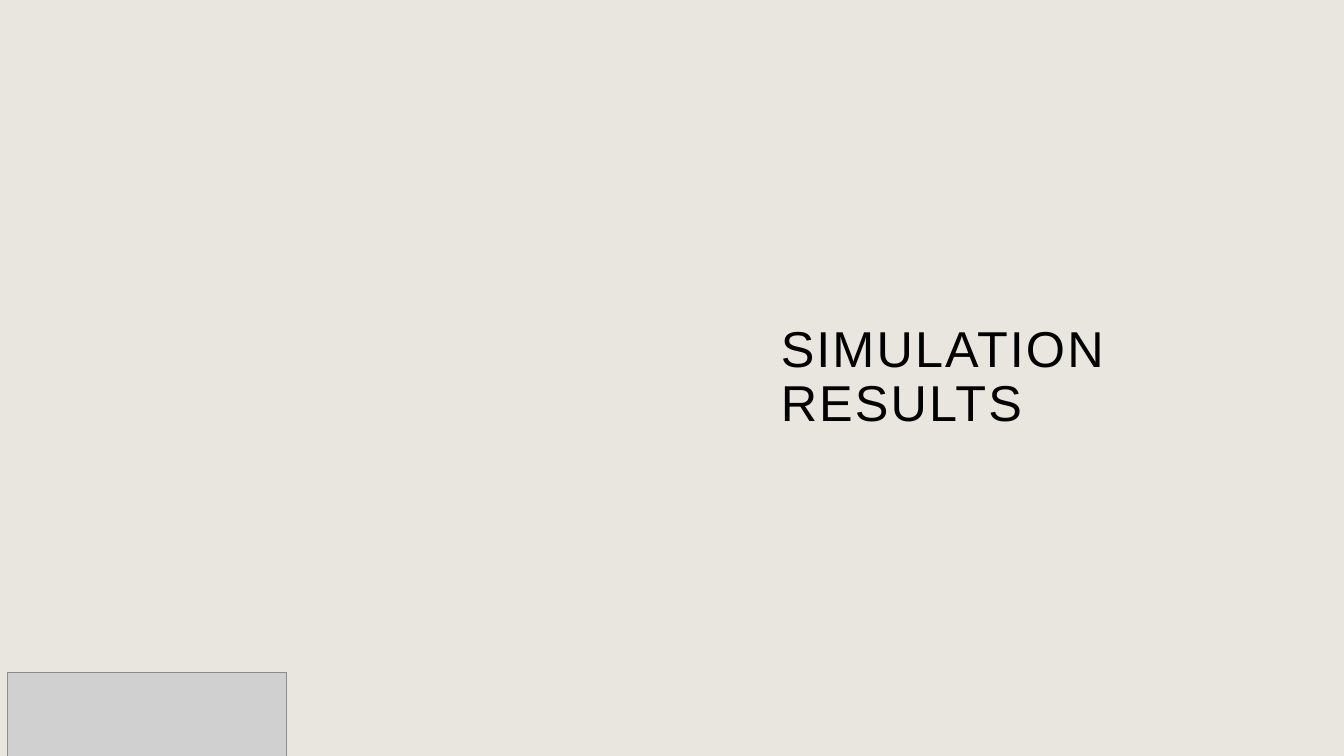
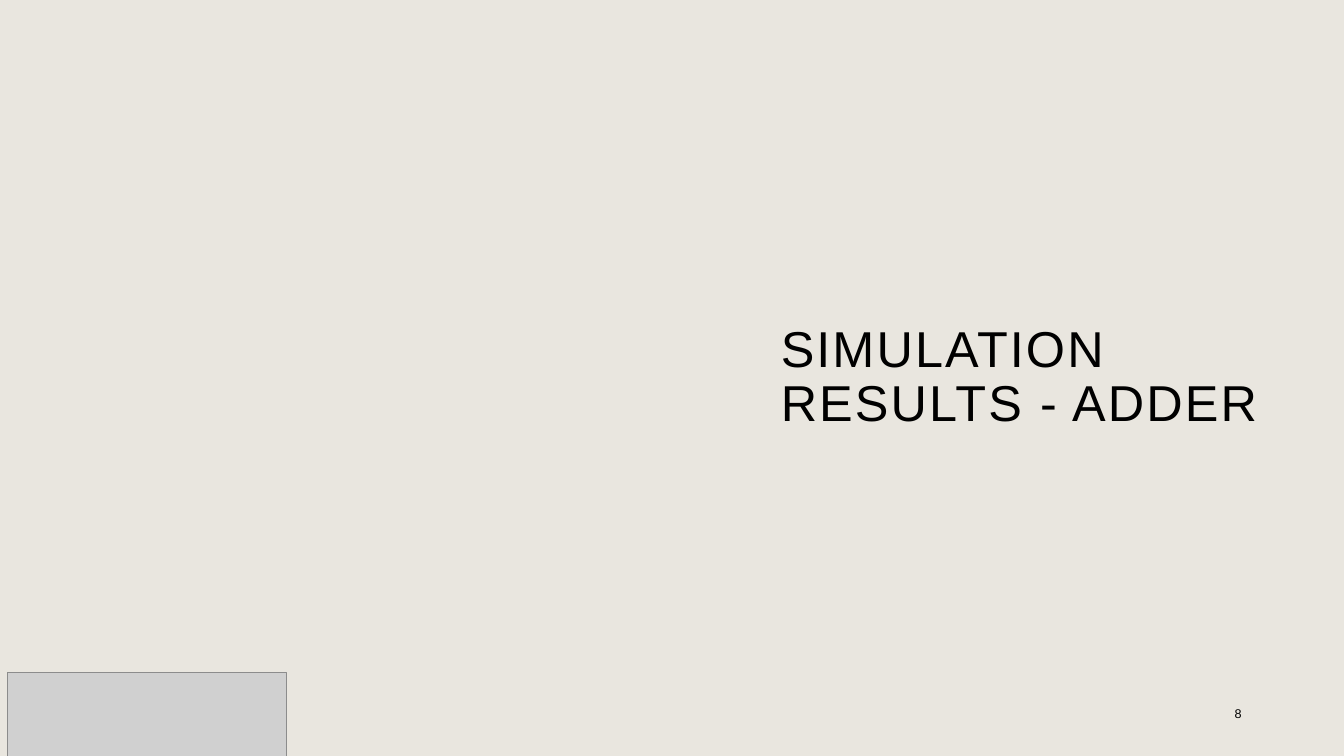
Before and after one commit to AmaanMujawar/EEE381_IIP-Hardware-Accelerator-for-RISCV-Processor, a slide deck: slide 8 of Documents/Public Engagement/PublicEngagementActivity.pptx (slide 9 before the commit). Drawn at 1344x756 pixels with LibreOffice and Linux fonts; fonts in the diff are those of the drawing; grey boxes stand for pictures; background and template pictures are left out. Boxes give left, top, right and bottom in pixels: in the first picture for what was removed or moved away, otherwise in the second. Text is boxed around its words. In the diff, an @@ line names an element or a change of style, - is before the commit and + after.

```diff
--- a/Documents/Public Engagement/PublicEngagementActivity.pptx
+++ b/Documents/Public Engagement/PublicEngagementActivity.pptx
@@ title at (781, 331, 1257, 422): text changed @@
-SIMULATION RESULTS
+SIMULATION RESULTS - ADDER
@@ page number added at (1235, 709, 1242, 718), 9 pt, text #000000 @@
+8
```
Also in this commit, not shown: 8 other slides changed, 2 slides added, 3 slides removed.
